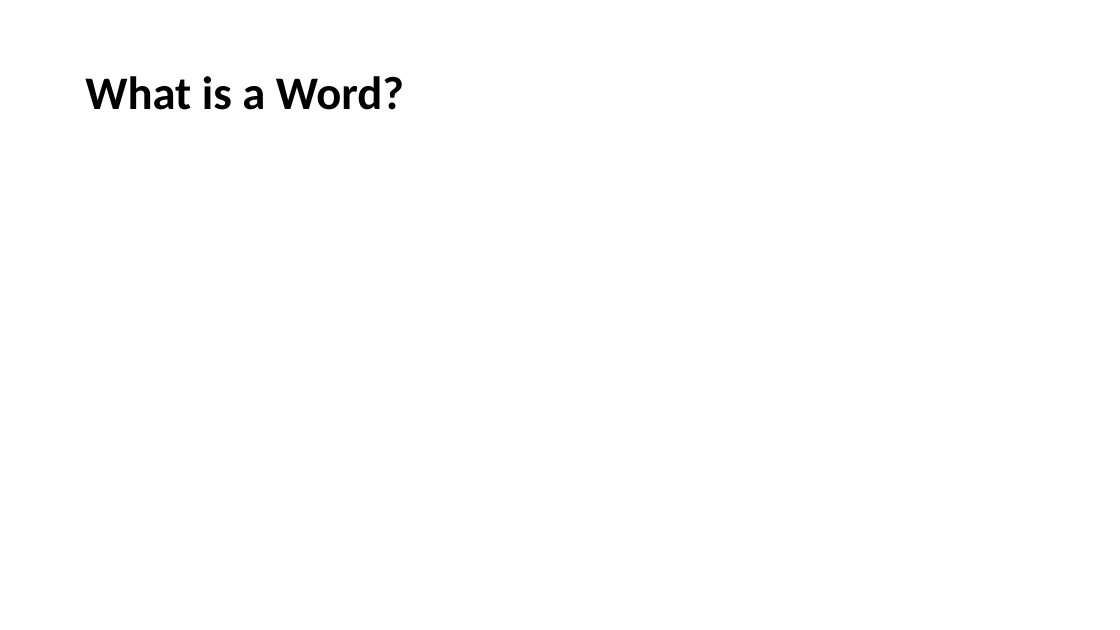
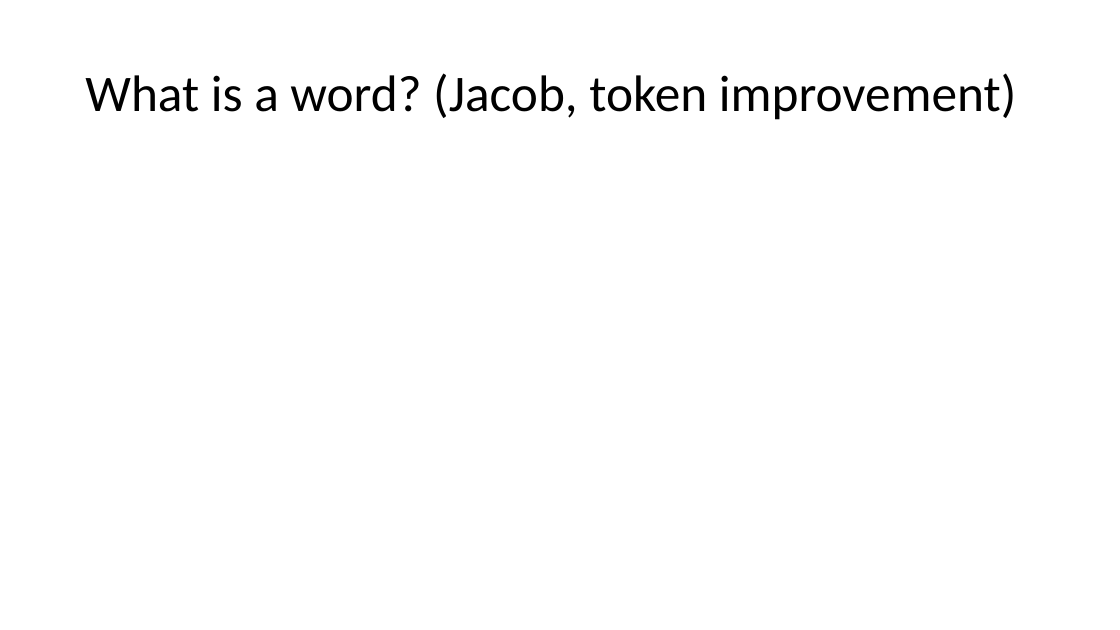
Before and after one commit to YeabinMoonEcon/BUS211, a slide deck: slide 9 of BUS243_NLP/lecture_notes/Lecture2.pptx (slide 3 before the commit). Drawn at 1120x630 pixels with LibreOffice and Linux fonts; fonts in the diff are those of the drawing. Boxes give left, top, right and bottom in pixels: in the first picture for what was removed or moved away, otherwise in the second. Text is boxed around its words. In the diff, an @@ line names an element or a change of style, - is before the commit and + after.

```diff
--- a/BUS243_NLP/lecture_notes/Lecture2.pptx
+++ b/BUS243_NLP/lecture_notes/Lecture2.pptx
@@ title at (85,73,1017,120): text changed; size 40 to 44 pt; bold off @@
-What is a Word?
+What is a word? (Jacob, token improvement)
```
Also in this commit, not shown: 9 slides added, 1 other file.
